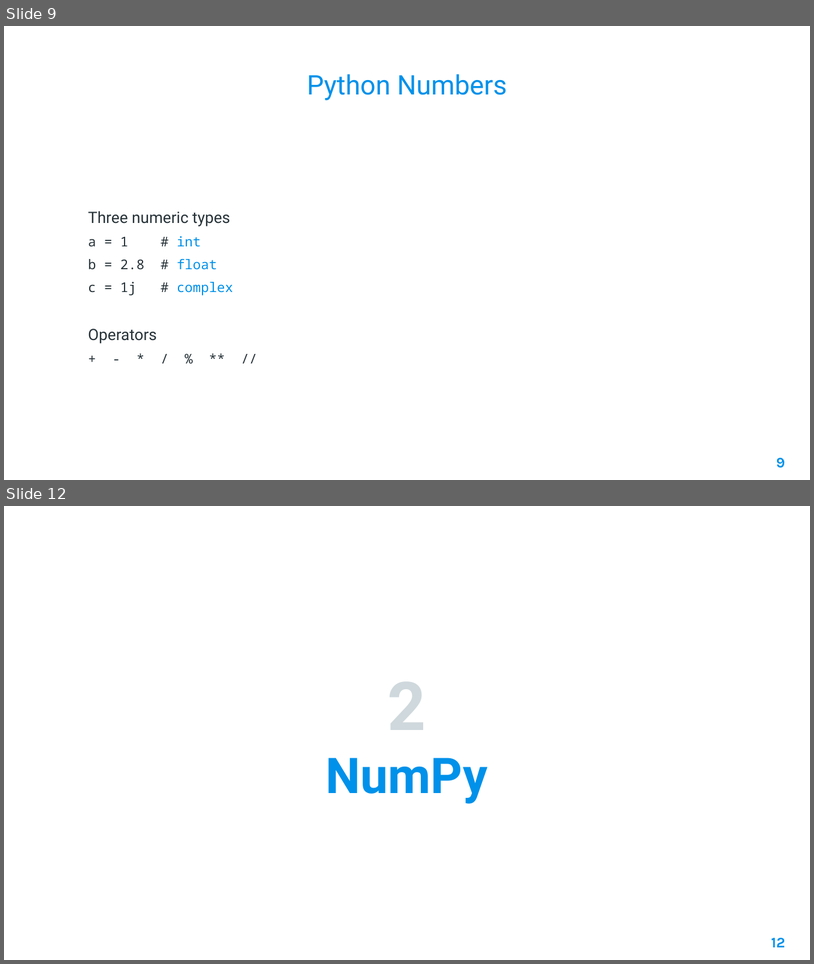
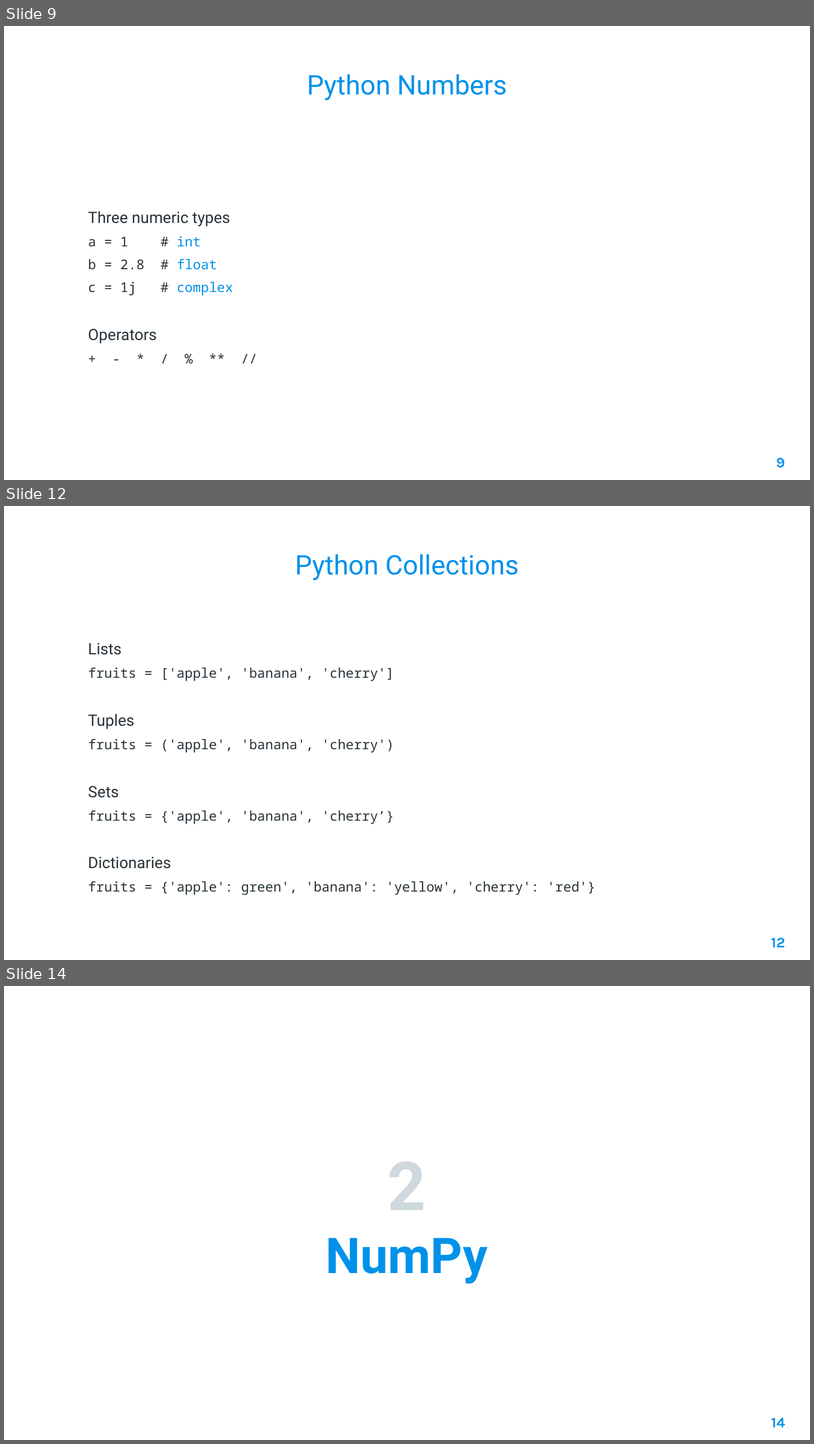
Before and after one commit to AleeRezaa/learn-python, a slide deck: Python.pptx. Shown one above the other, each under a label of ours: slides 9 and 12 before the commit, slides 9, 12 and 14 after it; the slides between them are not shown. The pictures are 814x964 and 814x1444 pixels, drawn with LibreOffice and Linux fonts; fonts in the diff are those of the drawing; background and template pictures are left out. Boxes give left, top, right and bottom in pixels: in the first picture for what was removed or moved away, otherwise in the second. Text is boxed around its words. In the diff, an @@ line names an element or a change of style, - is before the commit and + after.

Commit message:
add lists

```diff
--- a/Python.pptx
+++ b/Python.pptx
@@ slide 12 added at [4, 506, 810, 960], background picture (left out) @@
@@ title added at [295, 554, 519, 580], 24 pt, text #0091EA @@
+Python Collections
@@ text added at [88, 643, 596, 895], 12 pt, text #263238 @@
+Lists
+fruits = ['apple', 'banana', 'cherry']
+Tuples
+fruits = ('apple', 'banana', 'cherry')
+Sets
+fruits = {'apple', 'banana', 'cherry’}
+Dictionaries
+fruits = {'apple': green', 'banana': 'yellow', 'cherry': 'red'}
@@ page number added at [771, 937, 785, 947], 13 pt, text #0091EA, bold @@
+12
@@ what was slide 12 is now slide 14 @@
@@ page number at [771, 1417, 785, 1427]: text changed @@
-12
+14
```
Also in this commit, not shown: 6 slides changed, 1 other slide added, 1 other file.
